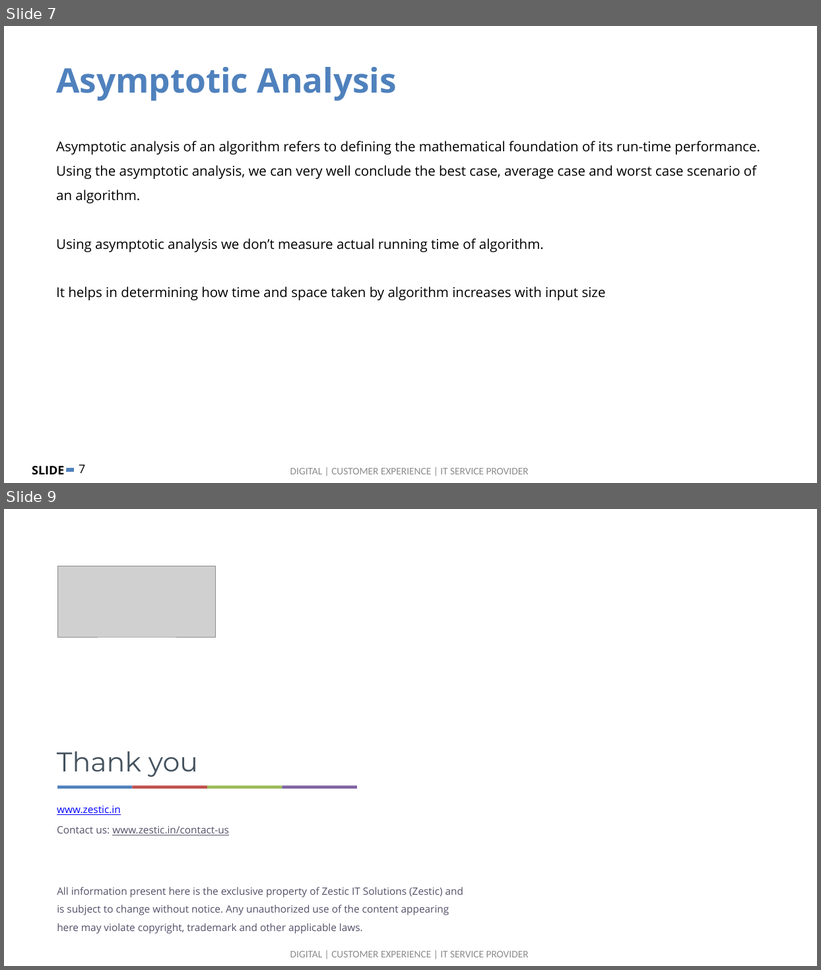
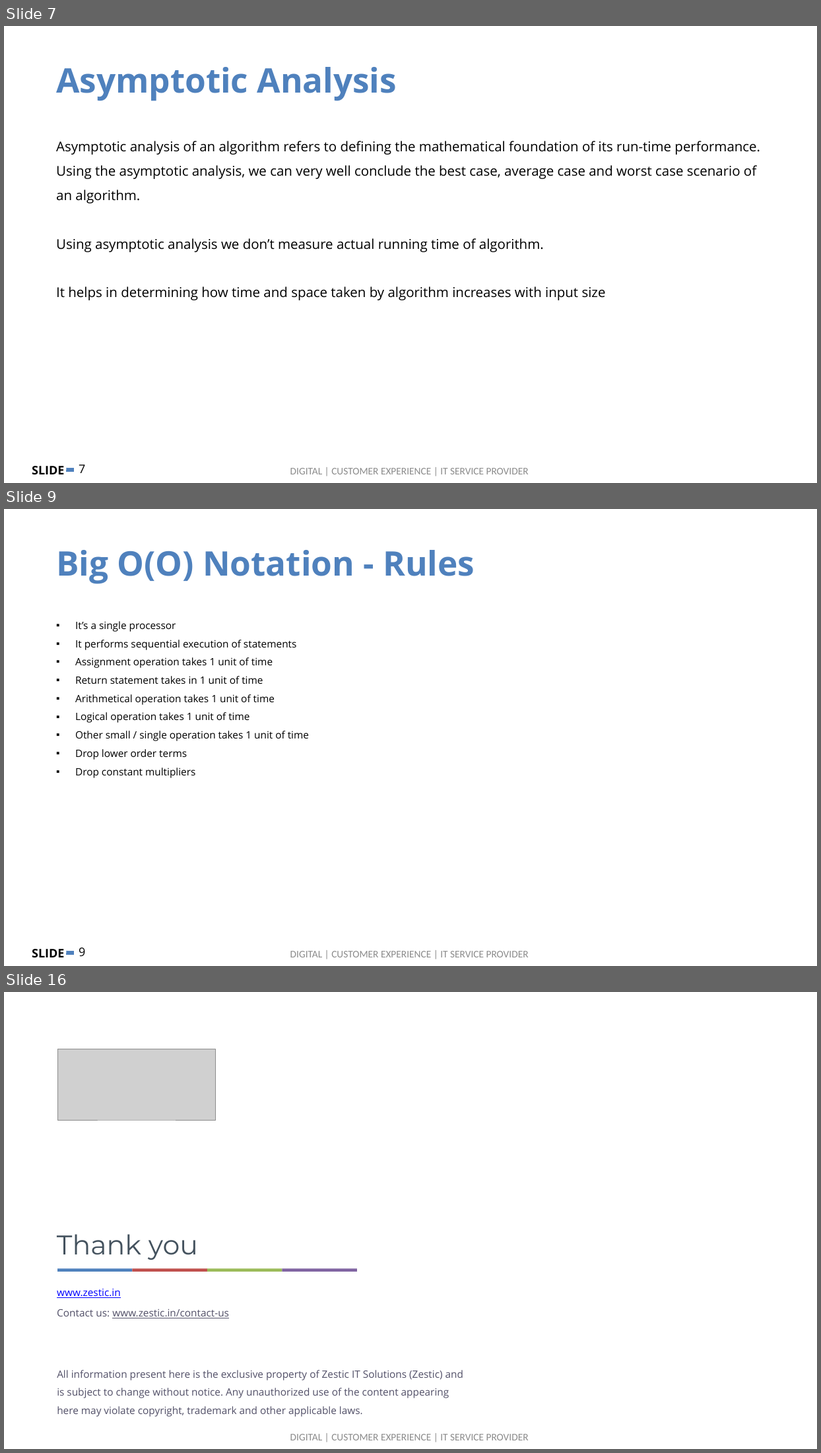
Before and after one commit to zesticio/examples, a slide deck: algorithms/slides/Data Structure & Algorithms.pptx. Shown one above the other, each under a label of ours: slides 7 and 9 before the commit, slides 7, 9 and 16 after it; the slides between them are not shown. The pictures are 821x970 and 821x1453 pixels, drawn with LibreOffice and Linux fonts; fonts in the diff are those of the drawing; grey boxes stand for pictures; background and template pictures are left out. Boxes give left, top, right and bottom in pixels: in the first picture for what was removed or moved away, otherwise in the second. Text is boxed around its words. In the diff, an @@ line names an element or a change of style, - is before the commit and + after.

```diff
--- a/algorithms/slides/Data Structure & Algorithms.pptx
+++ b/algorithms/slides/Data Structure & Algorithms.pptx
@@ slide 9 added at box(4, 509, 817, 966), background #FFFFFF; not listed: 4 template elements that a slide beside it also shows @@
@@ text added at box(56, 550, 475, 584), 40 pt, text #4F81BD, bold @@
+Big O(O) Notation - Rules
@@ text added at box(75, 621, 309, 778), 12 pt, text #000000 @@
+▪ It’s a single processor
+▪ It performs sequential execution of statements
+▪ Assignment operation takes 1 unit of time
+▪ Return statement takes in 1 unit of time
+▪ Arithmetical operation takes 1 unit of time
+▪ Logical operation takes 1 unit of time
+▪ Other small / single operation takes 1 unit of time
+▪ Drop lower order terms
+▪ Drop constant multipliers
@@ what was slide 9 is now slide 16 @@
```
Also in this commit, not shown: 1 slide changed, 6 other slides added.
